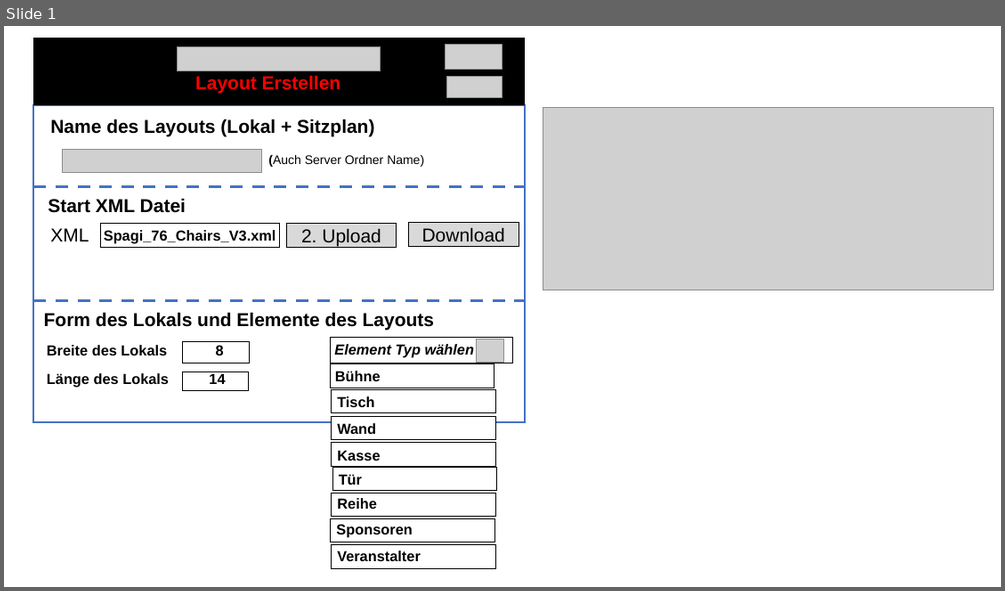
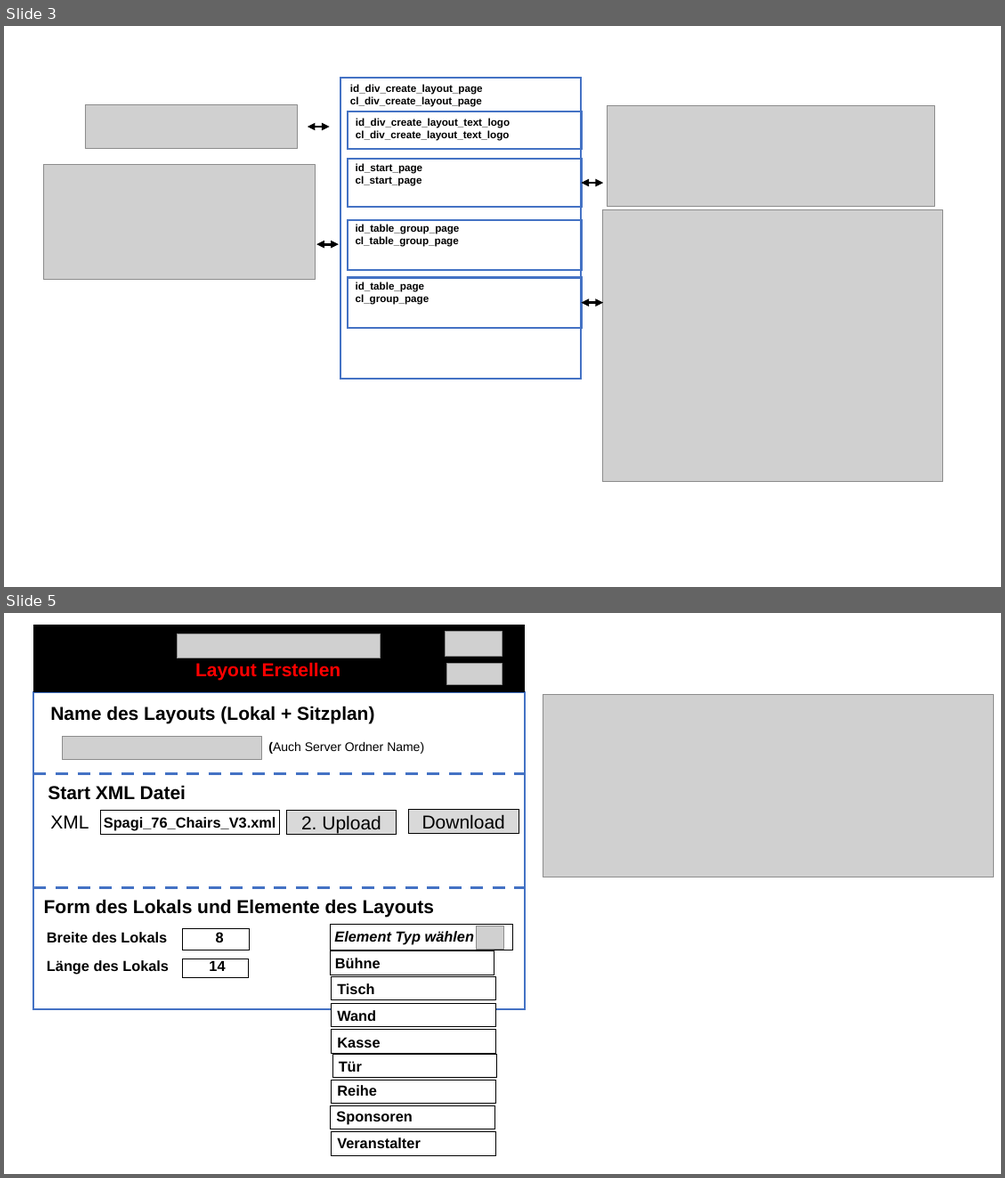
Before and after one commit to JazzLiveAarau/WwwReservationLayout, a slide deck: Description/ReservationCreateLayout.pptx. Shown one above the other, each under a label of ours: slide 1 before the commit, slides 3 and 5 after it; the slides between them are not shown. The pictures are 1005x591 and 1005x1178 pixels, drawn with LibreOffice and Linux fonts; fonts in the diff are those of the drawing; grey boxes stand for pictures. Boxes give left, top, right and bottom in pixels: in the first picture for what was removed or moved away, otherwise in the second. Text is boxed around its words. In the diff, an @@ line names an element or a change of style, - is before the commit and + after.

```diff
--- a/Description/ReservationCreateLayout.pptx
+++ b/Description/ReservationCreateLayout.pptx
@@ slide 3 added at (4,26,1001,587), background #FFFFFF @@
@@ rectangle added at (340,78,582,378), outline #4472C4 1.75 pt @@
@@ picture added at (85,104,297,149) @@
@@ text added at (350,84,483,107), 10 pt, text #000000, bold @@
+id_div_create_layout_page
+cl_div_create_layout_page
@@ picture added at (607,105,935,206) @@
@@ double arrow added from (307, 127) to (329, 127), #000000 2.5 pt @@
@@ rectangle added at (348,112,582,150), outline #4472C4 1.75 pt @@
@@ text added at (356,118,510,141), 10 pt, text #000000, bold @@
+id_div_create_layout_text_logo
+cl_div_create_layout_text_logo
@@ picture added at (44,164,316,280) @@
@@ rectangle added at (348,160,582,207), outline #4472C4 1.75 pt @@
@@ text added at (356,163,423,186), 10 pt, text #000000, bold @@
+id_start_page
+cl_start_page
@@ double arrow added from (582, 183) to (603, 183), #000000 2.5 pt @@
@@ picture added at (602,209,942,482) @@
@@ rectangle added at (348,220,582,270), outline #4472C4 1.75 pt @@
@@ text added at (356,224,460,247), 10 pt, text #000000, bold @@
+id_table_group_page
+cl_table_group_page
@@ double arrow added from (316, 244) to (339, 244), #000000 2.5 pt @@
@@ rectangle added at (348,277,582,328), outline #4472C4 1.75 pt @@
@@ text added at (356,281,429,305), 10 pt, text #000000, bold @@
+id_table_page
+cl_group_page
@@ double arrow added from (582, 303) to (603, 303), #000000 2.5 pt @@
@@ what was slide 1 is now slide 5 @@
```
Also in this commit, not shown: 3 other slides added, 4 other files.
